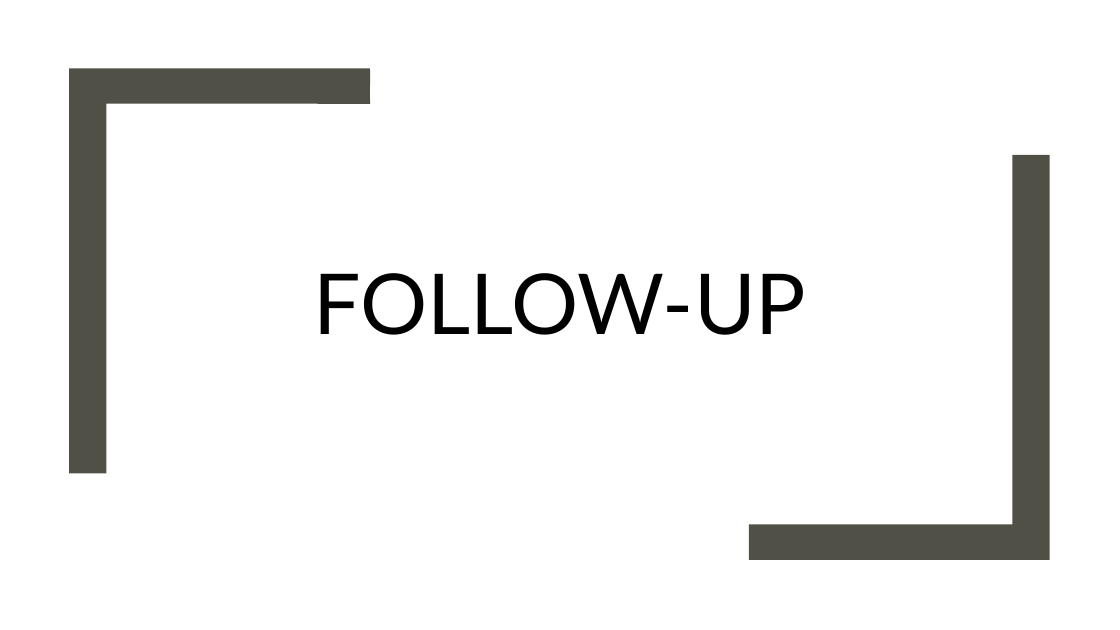
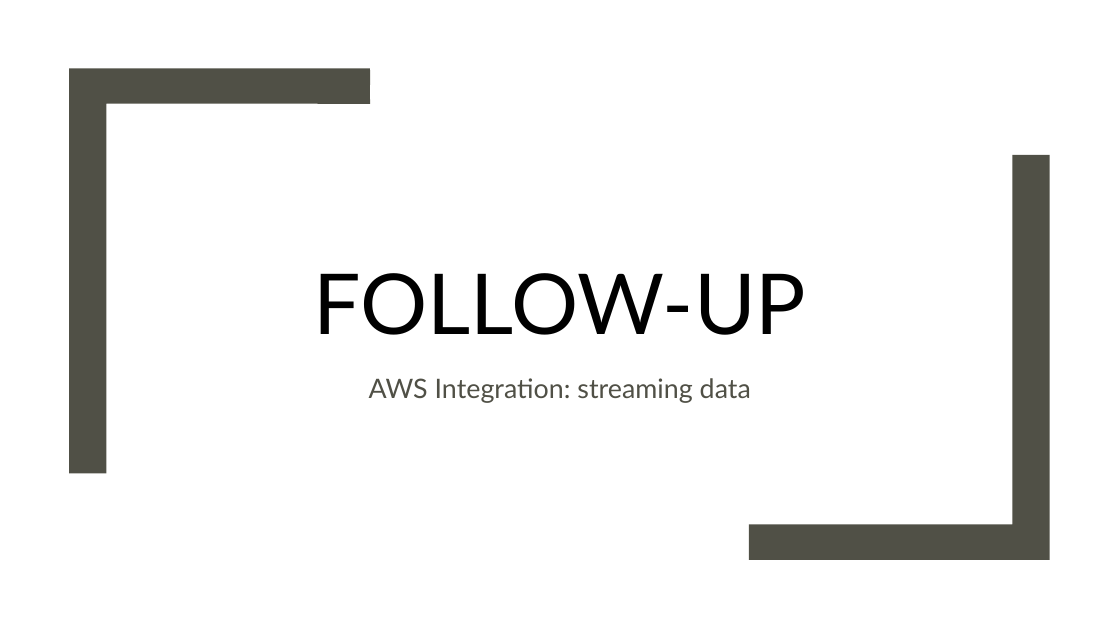
Before and after one commit to jeff1evesque/ist-exit-portfolio, a slide deck: slide 5 of presentation.pptx. Drawn at 1120x630 pixels with LibreOffice and Linux fonts; fonts in the diff are those of the drawing; background and template pictures are left out. Boxes give left, top, right and bottom in pixels: in the first picture for what was removed or moved away, otherwise in the second. Text is boxed around its words. In the diff, an @@ line names an element or a change of style, - is before the commit and + after.

Commit message:
#12: presentation.pptx, add subtitles

```diff
--- a/presentation.pptx
+++ b/presentation.pptx
@@ subtitle added at bbox=[369, 378, 751, 403], 23 pt, text #505046 @@
+AWS Integration: streaming data
```
Also in this commit, not shown: 3 other slides changed.
